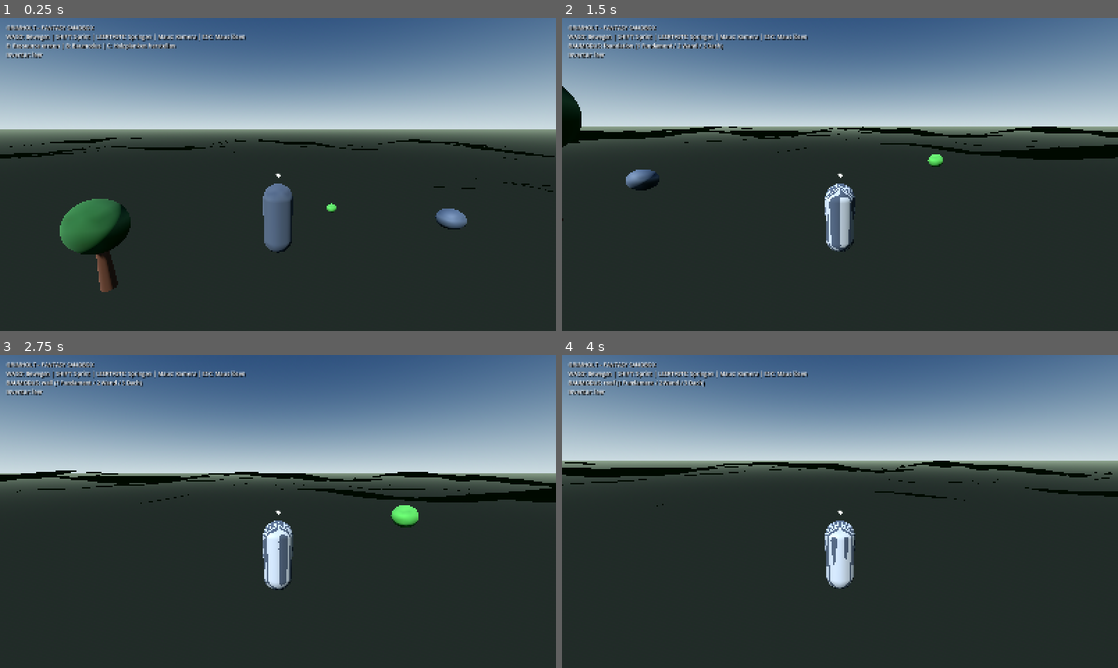
Above: before the commit, frames 1-4 (two rows, left to right).
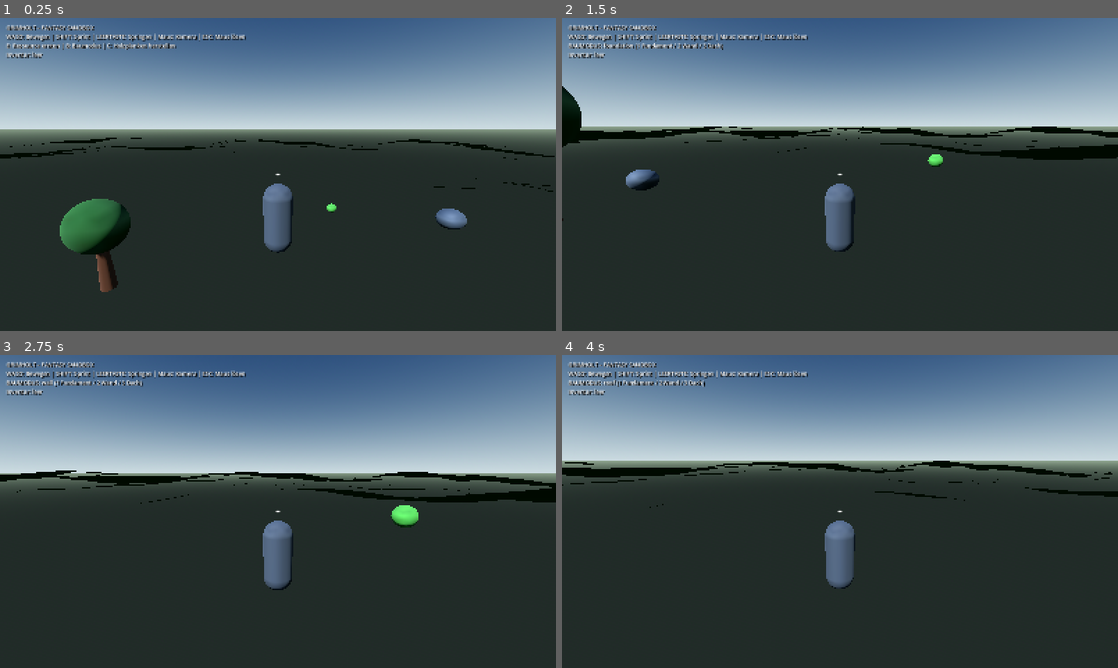
Above: after the commit, the same moments.

Repository: HazelTheSquirrel/Grimholt-Test
Game: Godot game, scene res://scenes/main.tscn
Two runs of this game, one before a commit and one after it. Both use one fixed random seed, a clock stepped at 60 frames per second and the inputs below.
Inputs (mouse positions are in pixels of both pictures, inside the frame that each line leads up to):
- Up to frame 1 (0.25 s): no input
- Up to frame 2 (1.5 s): tap Enter at 0.5 s; move the mouse to (867, 174) at 0.52 s; hold W (move_forward) from 0.53 s (still down); tap B at 0.6 s; click (867, 174) at 0.67 s; tap Space at 0.77 s; move the mouse to (812, 174) at 1.27 s; tap 1 at 1.35 s
- Up to frame 3 (2.75 s): keep holding W (move_forward); tap Space at 1.52 s; move the mouse to (289, 505) at 2.02 s; tap 2 at 2.1 s
- Up to frame 4 (4 s): keep holding W (move_forward); move the mouse to (834, 517) at 2.77 s; tap 3 at 2.85 s; click (834, 517) at 2.92 s; tap Space at 3.02, 3.77 s; move the mouse to (878, 514) at 3.52 s; tap C at 3.6 s

The runs differ from the first frame. In frame 1, less than 0.1% of the frame differs, in the area x 49-51%, y 50-52%; in frame 2, 0.5%; in frame 3, 0.6%; in frame 4, 0.7%, in the area x 5-53%, y 34-75%.

Commit message:
Bind player visuals, camera and HUD to editable scene nodes

Diff:
--- a/Grimholt/scripts/player_controller.gd
+++ b/Grimholt/scripts/player_controller.gd
@@ -7,24 +7,38 @@
 const MOUSE_SENSITIVITY := 0.002
 const INTERACTION_DISTANCE := 5.0
 
-var camera_pivot: Node3D
-var camera: Camera3D
-var body_visual: MeshInstance3D
-var inventory: GrimholtInventory
+@onready var camera_pivot: Node3D = $CameraPivot
+@onready var camera: Camera3D = $CameraPivot/Camera3D
+@onready var body_visual: MeshInstance3D = $BodyVisual
+@onready var inventory: GrimholtInventory = $Inventory
+@onready var status_label: Label = $HUD/StatusLabel
+
 var professions := GrimholtProfessionSystem.new()
 var building_system: GrimholtBuildingSystem
 var selected_piece := "foundation"
 var build_mode := false
 var gravity: float = ProjectSettings.get_setting("physics/3d/default_gravity")
-var status_label: Label
 
 func _ready() -> void:
     _configure_input_actions()
-    _create_body()
-    _create_hud()
+    _configure_body_visual()
+    _configure_hud()
     floor_snap_length = 0.35
     floor_max_angle = deg_to_rad(50.0)
     Input.mouse_mode = Input.MOUSE_MODE_CAPTURED
+
+func _configure_body_visual() -> void:
+    var body_material := StandardMaterial3D.new()
+    body_material.albedo_color = Color(0.22, 0.25, 0.29)
+    body_material.roughness = 0.82
+    body_visual.material_override = body_material
+
+func _configure_hud() -> void:
+    status_label.add_theme_font_size_override("font_size", 16)
+    status_label.add_theme_color_override("font_color", Color(1.0, 1.0, 1.0))
+    status_label.add_theme_color_override("font_shadow_color", Color(0.0, 0.0, 0.0, 0.95))
+    status_label.add_theme_constant_override("shadow_offset_x", 2)
+    status_label.add_theme_constant_override("shadow_offset_y", 2)
 
 func _configure_input_actions() -> void:
     _add_key_action("move_forward", KEY_W)
@@ -41,52 +55,6 @@
     var event := InputEventKey.new()
     event.physical_keycode = key
     InputMap.action_add_event(action_name, event)
-
-func _create_body() -> void:
-    var collider := CollisionShape3D.new()
-    var capsule := CapsuleShape3D.new()
-    capsule.radius = 0.38
-    capsule.height = 1.8
-    collider.shape = capsule
-    collider.position.y = 0.9
-    add_child(collider)
-    body_visual = MeshInstance3D.new()
-    var body_mesh := CapsuleMesh.new()
-    body_mesh.radius = 0.36
-    body_mesh.height = 1.75
-    body_visual.mesh = body_mesh
-    body_visual.position.y = 0.9
-    var body_material := StandardMaterial3D.new()
-    body_material.albedo_color = Color(0.22, 0.25, 0.29)
-    body_visual.material_override = body_material
-    add_child(body_visual)
-    camera_pivot = Node3D.new()
-    camera_pivot.position.y = 1.55
-    camera_pivot.rotation.x = deg_to_rad(-12.0)
-    add_child(camera_pivot)
-    camera = Camera3D.new()
-    camera.position = Vector3(0.0, 0.45, 5.2)
-    camera.fov = 72.0
-    camera.current = true
-    camera_pivot.add_child(camera)
-
-func _create_hud() -> void:
-    var layer := CanvasLayer.new()
-    add_child(layer)
-    status_label = Label.new()
-    status_label.position = Vector2(18, 16)
-    status_label.add_theme_font_size_override("font_size", 16)
-    status_label.add_theme_color_override("font_color", Color(1.0, 1.0, 1.0))
-    status_label.add_theme_color_override("font_shadow_color", Color(0.0, 0.0, 0.0, 0.95))
-    status_label.add_theme_constant_override("shadow_offset_x", 2)
-    status_label.add_theme_constant_override("shadow_offset_y", 2)
-    layer.add_child(status_label)
-    var crosshair := Label.new()
-    crosshair.text = "+"
-    crosshair.set_anchors_and_offsets_preset(Control.PRESET_CENTER)
-    crosshair.position = Vector2(-5, -13)
-    crosshair.add_theme_font_size_override("font_size", 24)
-    layer.add_child(crosshair)
 
 func _unhandled_input(event: InputEvent) -> void:
     if event is InputEventMouseMotion and Input.mouse_mode == Input.MOUSE_MODE_CAPTURED:
@@ -152,8 +120,6 @@
     building_system.place_piece(selected_piece, hit.position, inventory)
 
 func _raycast() -> Dictionary:
-    if camera == null:
-        return {}
     var origin := camera.global_position
     var endpoint := origin - camera.global_transform.basis.z * INTERACTION_DISTANCE
     var query := PhysicsRayQueryParameters3D.create(origin, endpoint)
@@ -165,7 +131,7 @@
     GrimholtCraftingSystem.craft(recipe_id, inventory, professions)
 
 func _update_hud() -> void:
-    if status_label == null or inventory == null:
+    if inventory == null:
         return
     var mode_text := "BAUMODUS: %s (1 Fundament / 2 Wand / 3 Dach)" % selected_piece if build_mode else "E: Ressource ernten | B: Baumodus | C: Holzplanken herstellen"
     status_label.text = "GRIMHOLT – FANTASY SANDBOX\nWASD: Bewegen | SHIFT: Sprint | LEERTASTE: Springen | Maus: Kamera | ESC: Maus lösen\n%s\n%s" % [mode_text, inventory.get_summary()]
